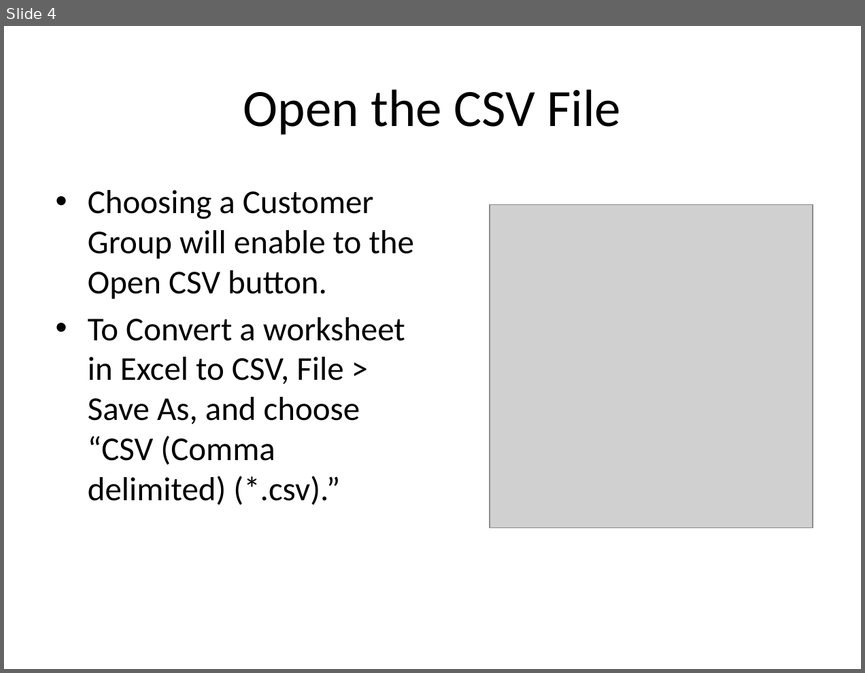
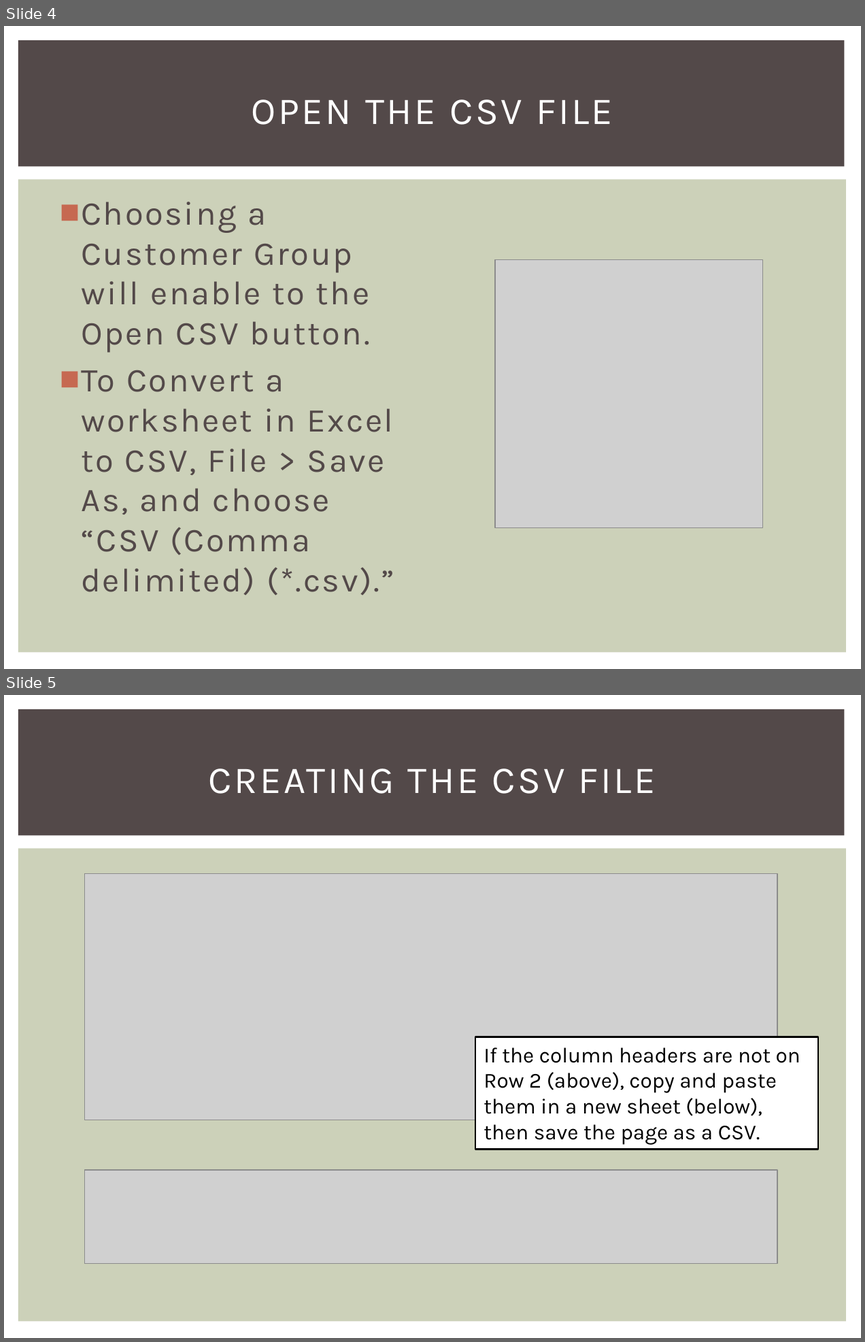
Before and after one commit to lonelyion/QuickStore, a slide deck: QuickStore.pptx. Shown one above the other, each under a label of ours: slide 4 before the commit, slides 4 and 5 after it. The pictures are 865x673 and 865x1342 pixels, drawn with LibreOffice and Linux fonts; fonts in the diff are those of the drawing; grey boxes stand for pictures. Boxes give left, top, right and bottom in pixels: in the first picture for what was removed or moved away, otherwise in the second. Text is boxed around its words. In the diff, an @@ line names an element or a change of style, - is before the commit and + after.

```diff
--- a/QuickStore.pptx
+++ b/QuickStore.pptx
@@ slide 5 added at box(4, 695, 861, 1338), background #FFFFFF; not listed: 2 template elements that a slide beside it also shows @@
@@ title added at box(209, 768, 655, 794), 32 pt, text #FFFFFF @@
+CREATING THE CSV FILE
@@ picture added at box(84, 873, 777, 1120) @@
@@ rectangle added at box(475, 1037, 818, 1149), fill #FFFFFF, outline #000000 1.5 pt, 18 pt, text #000000 @@
+If the column headers are not on Row 2 (above), copy and paste them in a new sheet (below), then save the page as a CSV.
@@ picture added at box(84, 1170, 777, 1263) @@
@@ slide 4 changed as well @@
@@ rectangle added at box(18, 40, 844, 167), fill #534949 @@
@@ title at box(251, 99, 613, 125): text changed; size 44 to 32 pt; font Calibri to Karla; text colour #000000 to #FFFFFF @@
-Open the CSV File
+OPEN THE CSV FILE
@@ rectangle added at box(18, 180, 847, 652), fill #CCD1B9 @@
@@ text "Choosing a Customer Group will ...": place and size @@
-text "Choosing a Customer Group will ..." at box(88, 190, 414, 505)
+text "Choosing a Customer Group will ..." at box(81, 201, 394, 595)
@@ text "Choosing a Customer Group will ..." at box(81, 201, 394, 595): font Calibri to Karla, text colour #000000 to #534949, letter spacing 0 to 1.5 pt; bullet • to ■ @@
@@ picture: place and size @@
-picture at box(490, 204, 813, 527)
+picture at box(495, 260, 763, 528)
```
Also in this commit, not shown: 10 other slides changed, 1 other slide added, 2 other files.
